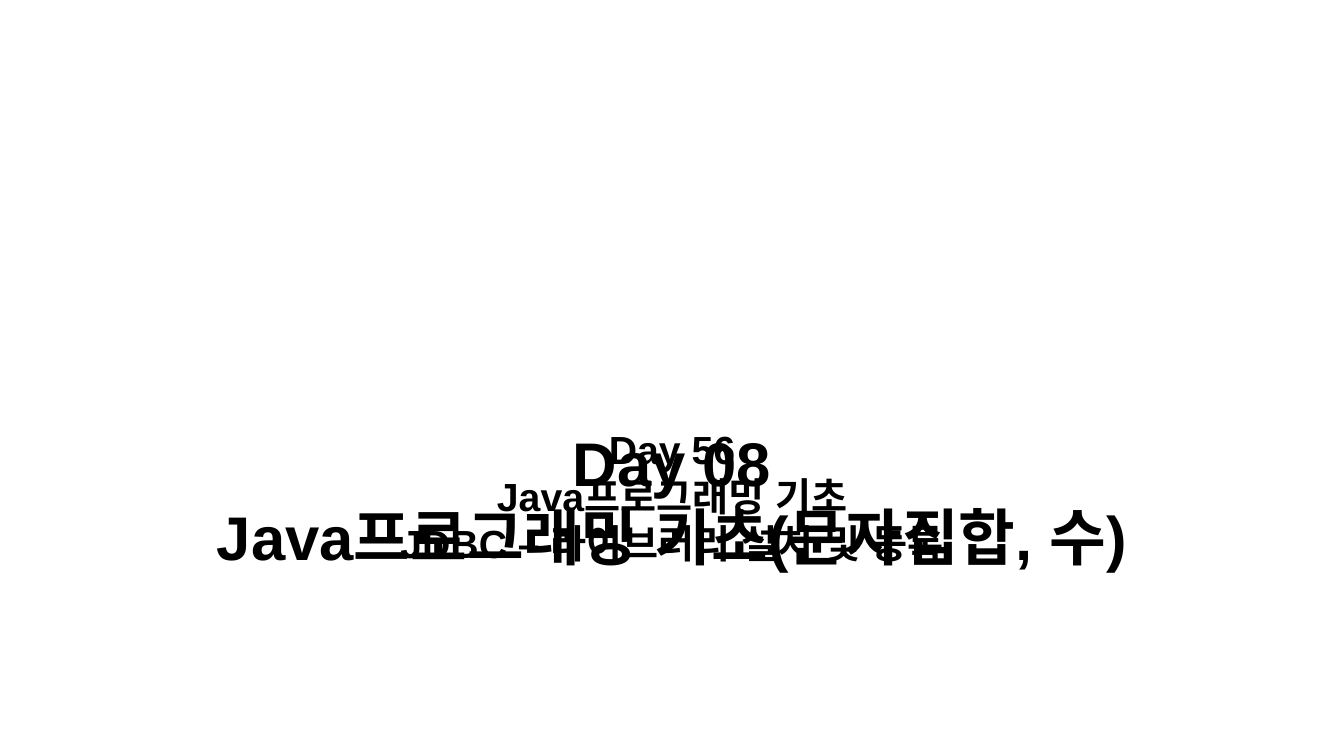
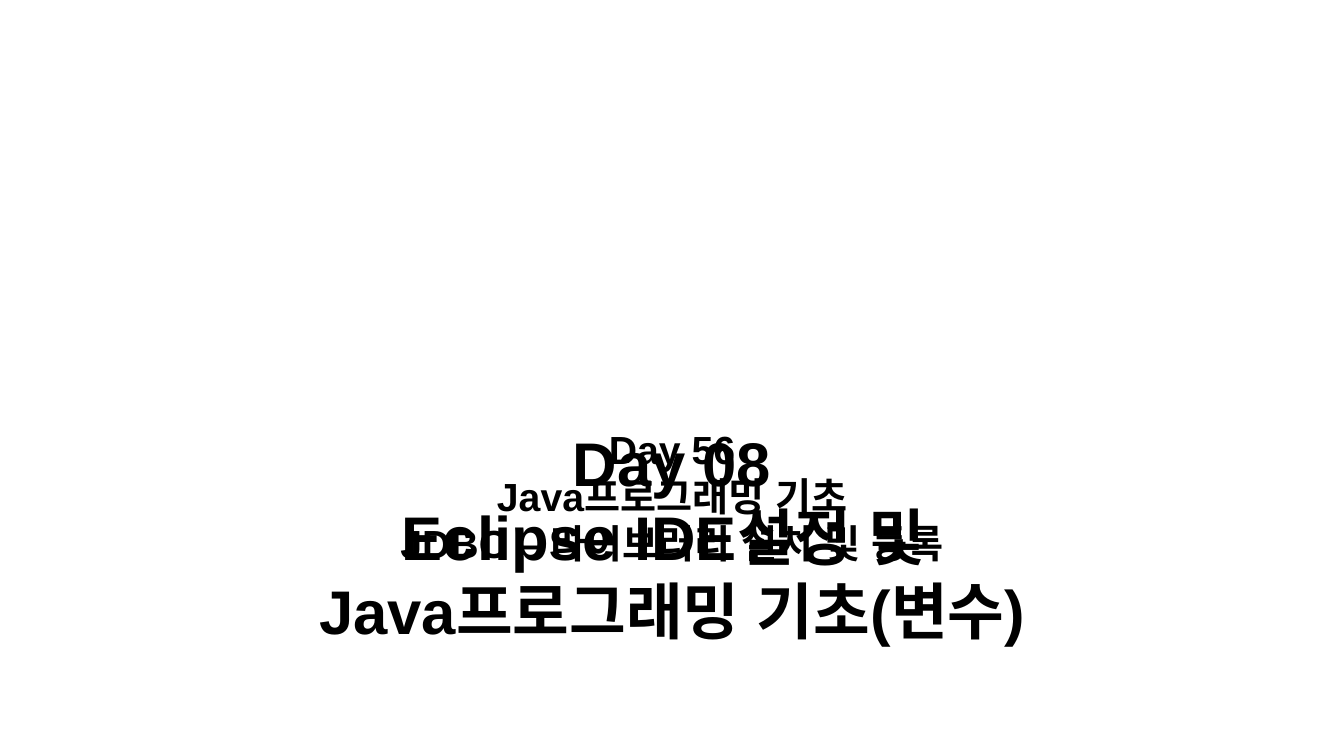
Before and after one commit to kknaks/kknaks.github.io, a slide deck: slide 10 of assets/img/posts/ClassThumbnail.pptx. Drawn at 1344x756 pixels with LibreOffice and Linux fonts; fonts in the diff are those of the drawing; background and template pictures are left out. Boxes give left, top, right and bottom in pixels: in the first picture for what was removed or moved away, otherwise in the second. Text is boxed around its words. In the diff, an @@ line names an element or a change of style, - is before the commit and + after.

```diff
--- a/assets/img/posts/ClassThumbnail.pptx
+++ b/assets/img/posts/ClassThumbnail.pptx
@@ text at (319,511,1025,647): text changed @@
-Java프로그래밍 기초(문자집합, 수)
+Eclipse IDE설정 및
+Java프로그래밍 기초(변수)
```
Also in this commit, not shown: 3 other slides changed, 1 slide added, 4 other files.
